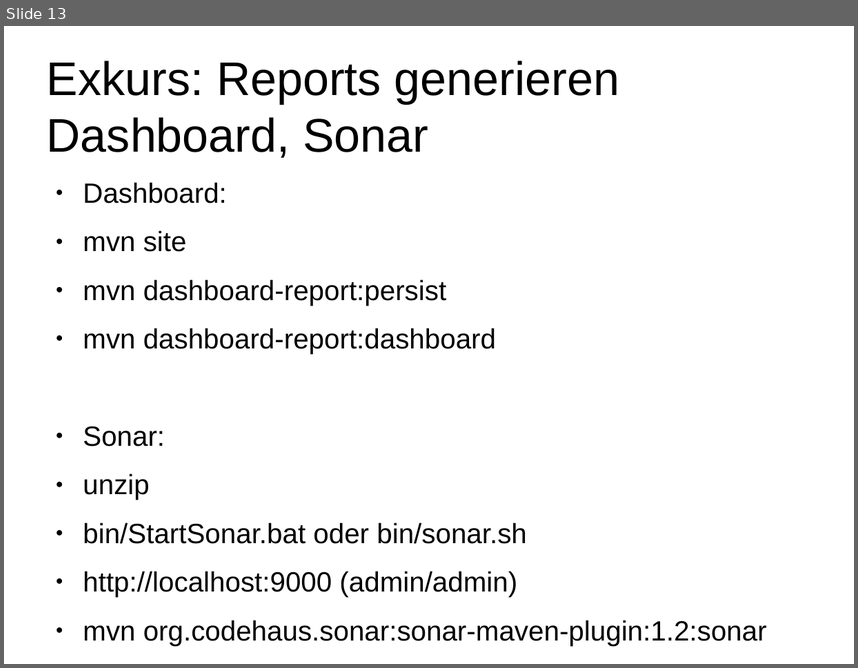
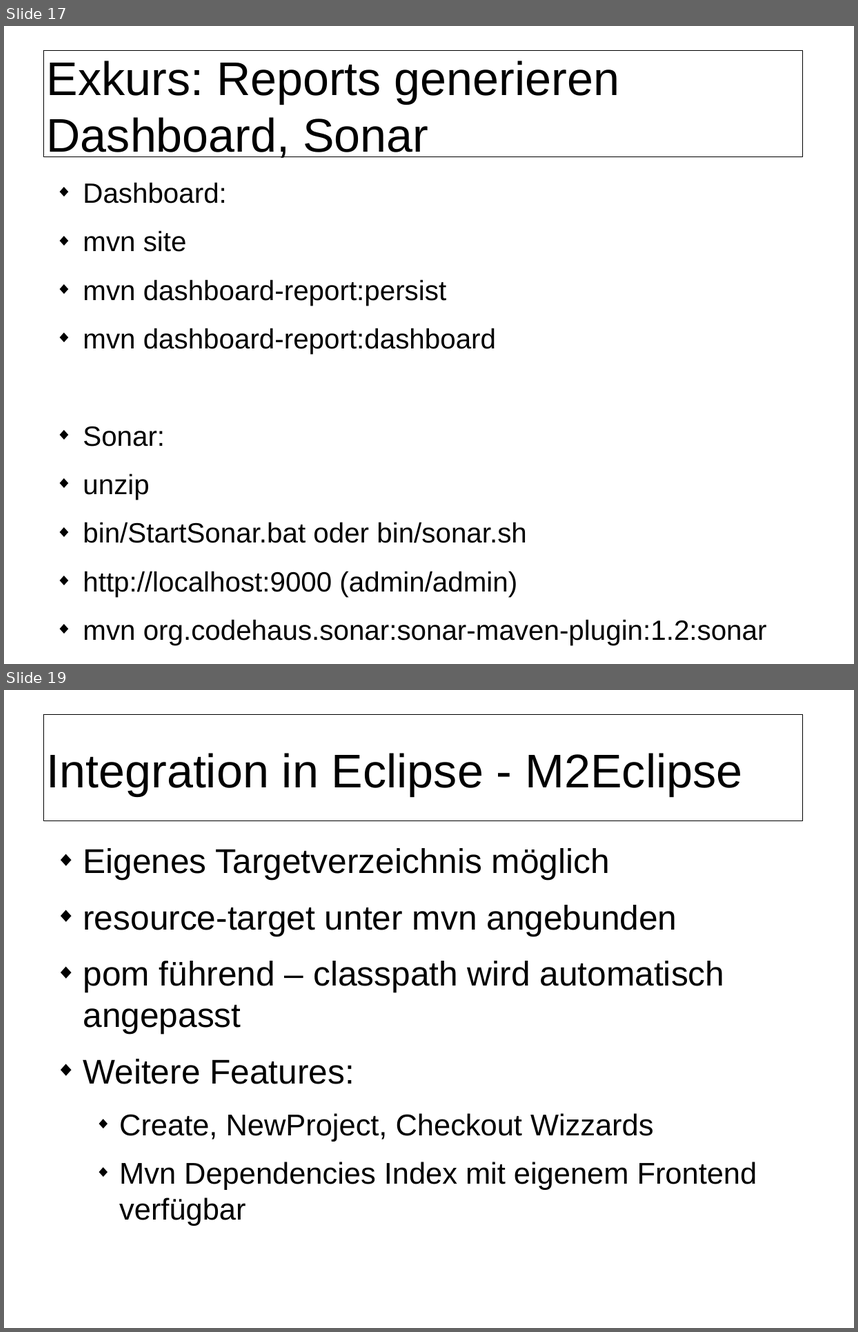
Before and after one commit to herrwieger/experttrainingbuildsystems, a slide deck: praesentationen/maven2.odp. Shown one above the other, each under a label of ours: slide 13 before the commit, slides 17 and 19 after it; the slides between them are not shown. The pictures are 858x668 and 858x1332 pixels, drawn with LibreOffice and Linux fonts; fonts in the diff are those of the drawing; background and template pictures are left out. Boxes give left, top, right and bottom in pixels: in the first picture for what was removed or moved away, otherwise in the second. Text is boxed around its words. In the diff, an @@ line names an element or a change of style, - is before the commit and + after.

```diff
--- a/praesentationen/maven2.odp
+++ b/praesentationen/maven2.odp
@@ slide 19 added at [4, 690, 854, 1328], background #FFFFFF; not listed: 1 template element that a slide beside it also shows @@
@@ title added at [47, 753, 743, 796], 44 pt, text #000000 @@
+Integration in Eclipse - M2Eclipse
@@ text added at [83, 848, 757, 1225], 32 pt, text #000000 @@
+◆ Eigenes Targetverzeichnis möglich
+◆ resource-target unter mvn angebunden
+◆ pom führend – classpath wird automatisch angepasst
+◆ Weitere Features:
+  ◆ Create, NewProject, Checkout Wizzards
+  ◆ Mvn Dependencies Index mit eigenem Frontend verfügbar
@@ what was slide 13 is now slide 17 @@
@@ slide 17 changed as well @@
@@ rectangle added at [43, 50, 802, 156], outline #000000 0.57 pt @@
@@ text "Dashboard:" at [83, 182, 767, 645]: bullet ● to ◆ @@
```
Also in this commit, not shown: 12 other slides changed, 9 other slides added, 3 slides removed, 1 other file.
